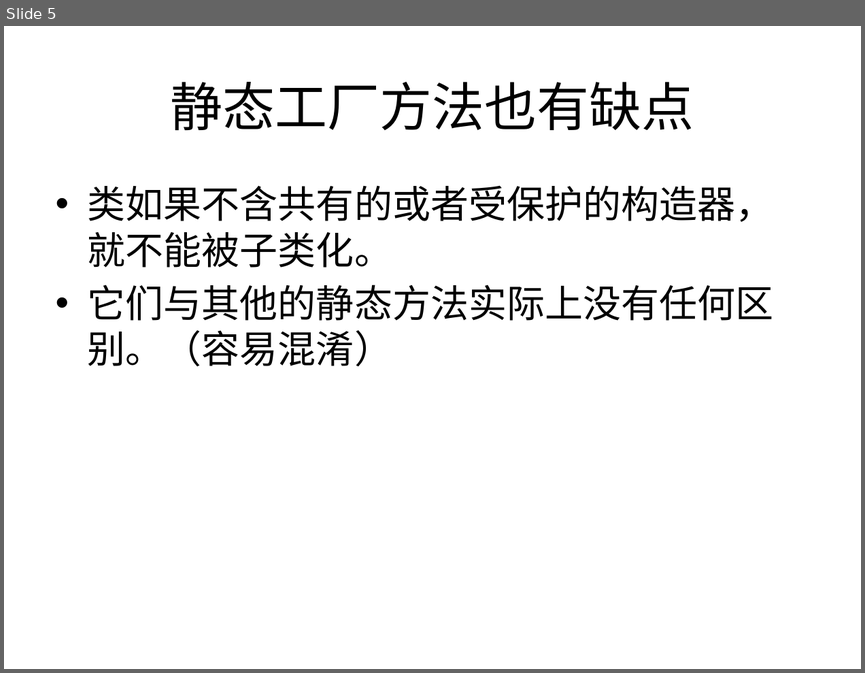
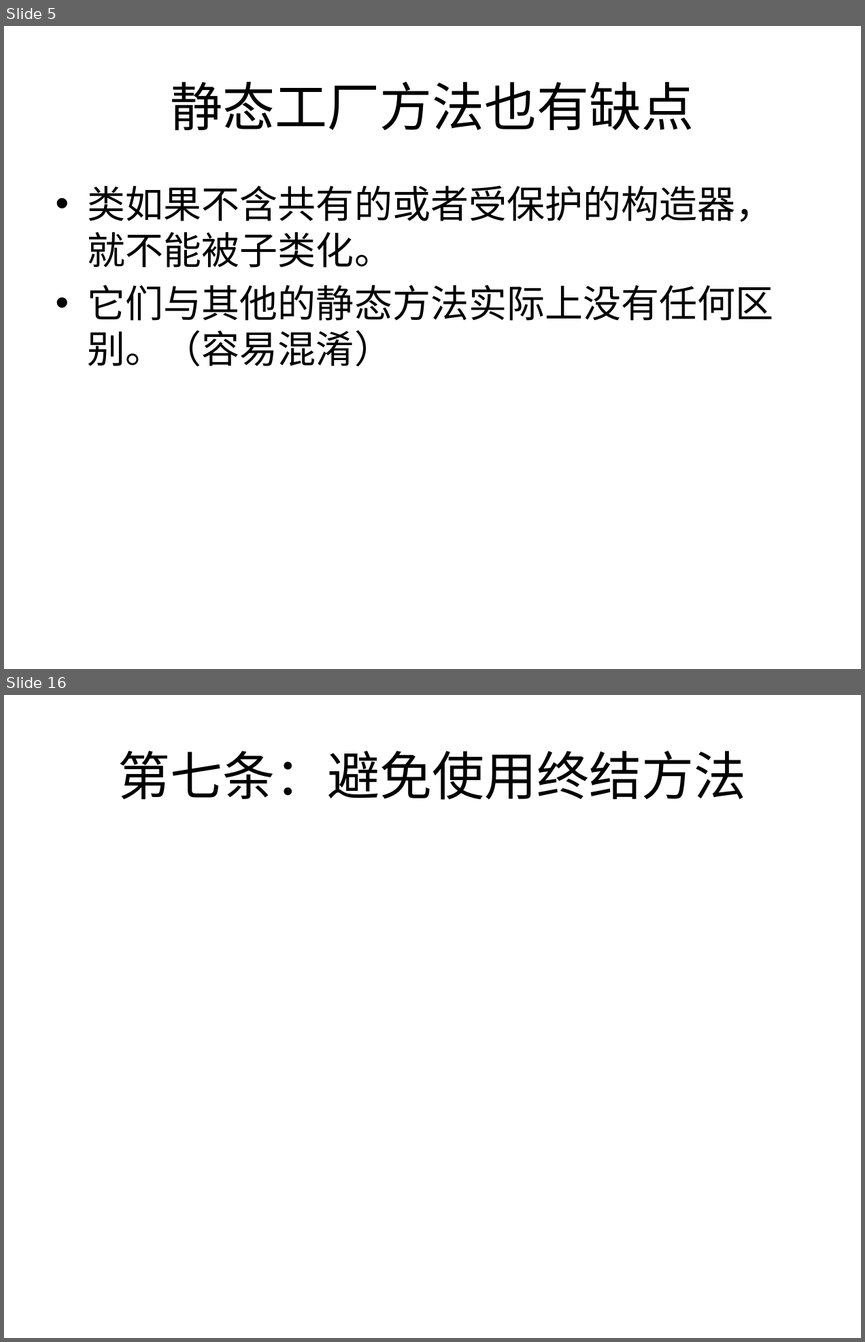
Before and after one commit to li5220008/SSH1, a slide deck: WebRoot/print/effectiveJava学习分享.pptx. Shown one above the other, each under a label of ours: slide 5 before the commit, slides 5 and 16 after it; the slides between them are not shown. The pictures are 865x673 and 865x1342 pixels, drawn with LibreOffice and Linux fonts; fonts in the diff are those of the drawing. Boxes give left, top, right and bottom in pixels: in the first picture for what was removed or moved away, otherwise in the second. Text is boxed around its words. In the diff, an @@ line names an element or a change of style, - is before the commit and + after.

```diff
--- a/WebRoot/print/effectiveJava学习分享.pptx
+++ b/WebRoot/print/effectiveJava学习分享.pptx
@@ slide 16 added at [4,695,861,1338], background #FFFFFF @@
@@ title added at [118,751,747,800], 44 pt, text #000000 @@
+第七条：避免使用终结方法
```
Also in this commit, not shown: 3 slides changed, 8 other slides added.
